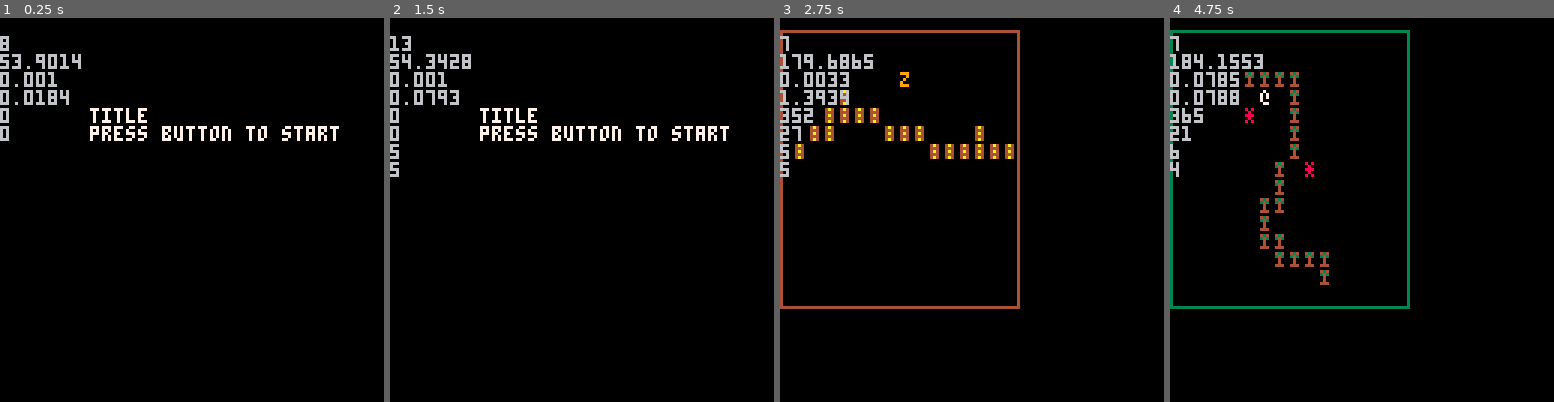
Above: before the commit, frames 1-4 (left to right).
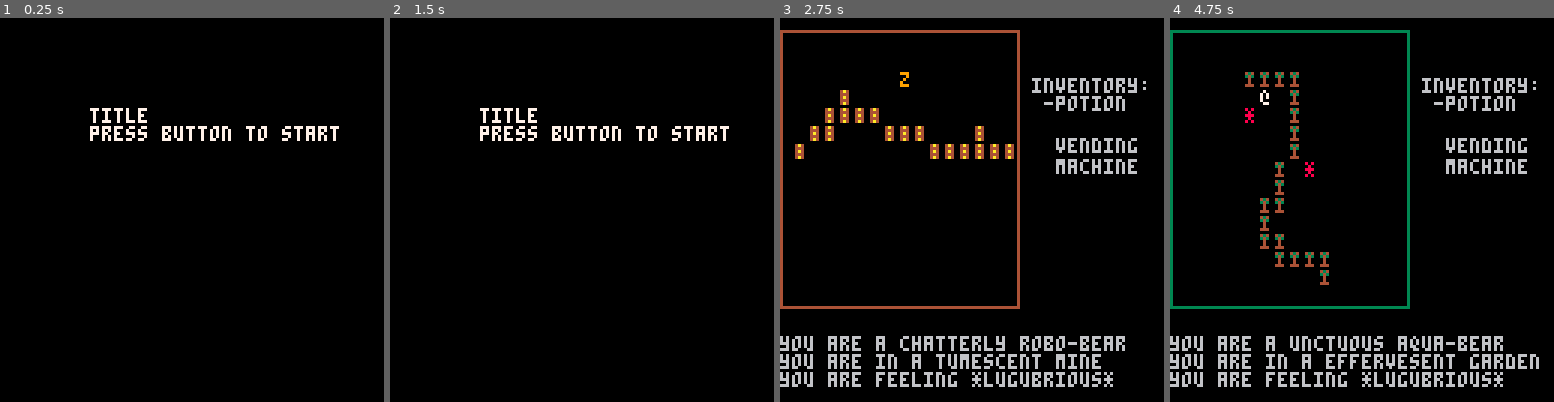
Above: after the commit, the same moments.

Repository: arnodick/castle
Game: PICO-8 cartridge castle.p8
The game is run twice, just before and just after one commit, with the same random seed, the same clock (stepped at 60 frames per second) and the same inputs.
Inputs:
- Up to frame 1 (0.25 s): no input
- Up to frame 2 (1.5 s): tap X (X key) at 0.33, 1.07 s; tap O (Z key) at 0.7 s
- Up to frame 3 (2.75 s): hold Right 1.6-2.1 s; tap O (Z key) at 1.7, 2.1, 2.5 s; tap X (X key) at 1.85 s; hold Up 2.15-2.42 s; hold Right from 2.47 s (still down)
- Up to frame 4 (4.75 s): tap O (Z key) every 0.4 s from 2.9 to 4.5 s; tap X (X key) at 2.97, 4.08 s; release Right at 3.03 s; hold Left 3.08-3.58 s; hold Down 3.63-3.97 s; hold Right 4.02-4.68 s; hold Up from 4.73 s (still down)

The runs differ from the first frame. In frame 1, 1.2% of the frame differs, in the area x 0-22%, y 4-33%; in frame 2, 1.4%; in frame 3, 7.6%; in frame 4, 7.9%, in the area x 0-97%, y 4-97%.

Commit message:
nouns and stuff

Diff:
--- a/castle.p8
+++ b/castle.p8
@@ -4,7 +4,7 @@
 --cash castle
 --by ashley pringle
 
-debug=true
+debug=false
 debug_l={}
 debug_l[4]=0
 
@@ -90,6 +90,37 @@
 		a.m=2
 		add(actortypes,a)
 	end
+	nouns={}
+	nouns[1]="jaunty"
+	nouns[2]="gibbous"
+	nouns[3]="chatterly"
+	nouns[4]="tumescent"
+	nouns[5]="unctuous"
+	nouns[6]="effervesent"
+	nouns[7]="subcutaneous"
+
+	pronouns={}
+	pronouns[1]="half"
+	pronouns[2]="demi"
+	pronouns[3]="hyper"
+	pronouns[4]="aqua"
+	pronouns[5]="anti"
+	pronouns[6]="meta"
+	pronouns[7]="robo"
+
+	species={}
+	species[1]="bear"
+	species[2]="fish"
+	species[3]="blog"
+
+	places={}
+	places[1]="marsh"
+	places[2]="vista"
+	places[3]="palace"
+	places[4]="garden"
+	places[5]="mine"
+	places[6]="isle"
+--	nouns[1]=
 end
 
 function rooms_i()
@@ -109,6 +140,7 @@
 	actortypes={}
 	actors={}
 	actors.creatures={}
+	menus={}
 end
 
 function loadsector(rx,ry,mx,my)
@@ -163,11 +195,17 @@
 	a.shakex=0
 	a.shakey=0
 	if a.t!=2 then
+	--	if a.t==1 then
+
+	--	end
 		a.attack=0
 		a.attackdir=0
 		a.attackpwr=3
 		if #actors==0 then
 			a.attackpwr=2
+			local n=flr(rnd(#nouns))+1
+			a.de="you are a "..nouns[n].. " "..pronouns[flr(rnd(#pronouns))+1].."-"..species[flr(rnd(#species)+1)]
+			del(nouns,nouns[n])
 		end
 		a.hit=0
 		add(actors.creatures,a)
@@ -177,6 +215,19 @@
 	end
 	add(actors,a)
 	return a
+end
+
+function makemenu(x,y,w,h,m1,m2,m3)
+	m={}
+	m.x=x
+	m.y=y
+	m.w=w
+	m.h=h
+	m.me={}
+	m.me[1]=m1
+	m.me[2]=m2
+	m.me[3]=m3
+	add(menus,m)
 end
 
 function drawactor(a)
@@ -191,6 +242,13 @@
 	end
 --	print(a.x,a.x*cellw+cellw,a.y*cellh,a.c)
 --	print(a.y,a.x*cellw,a.y*cellh+cellh,a.c)
+end
+
+function drawmenu(m)
+--	rect(m.x,m.y,m.x+m.w,m.y+m.h,7)
+	for a=0,2 do
+		print(m.me[a+1],m.x+cam[1],m.y+a*cellh+cam[2],6)
+	end
 end
 
 function direction(d)
@@ -300,6 +358,11 @@
 	end
 end
 
+function domenu(m)
+--	m.x=m.x+cam[1]
+--	m.y=m.y+cam[2]
+end
+
 function shakeactor(a)
 	if a.attack>0 then
 		if a.attackdir==1 then
@@ -335,6 +398,9 @@
 		cam[2]=flr(p.y/sector_s)*sector_s*cellh
 		end
 		loadactors(room_w)
+		local n=flr(rnd(#nouns))+1
+		makemenu(0,106,120,20,p.de,"you are in a "..nouns[n].." "..places[flr(rnd(#places))+1],"you are feeling *lugubrious*")
+		del(nouns,nouns[n])
 	end
 end
 
@@ -364,6 +430,7 @@
 			state=0
 			state_i(0)
 		end
+--		foreach(menus,domenu)
 	end
 
 	camera(cam[1],cam[2])
@@ -379,6 +446,13 @@
 	if s==1 then
 		foreach(actors,drawactor)
 		rect(cam[1],-2+cellh+cam[2],16*cellw-1+cam[1],16*cellh+cam[2])
+		print("inventory:\n -potion",cam[1]+84,cam[2]+20,6)
+		print("  vending",cam[1]+84,cam[2]+40,6)
+		print("  machine",cam[1]+84,cam[2]+47,6)
+--		print("you are a jaunty half-bear",cam[1]+5,cam[2]+106,6)
+--		print("you are in a gibbous marsh",cam[1]+5,cam[2]+113,6)
+--		print("you are feeling *lugubrious*",cam[1]+5,cam[2]+120,6)
+		foreach(menus,drawmenu)
 	end
 --		if debug then print(xs,16*cellw+cellw,16*cellh+cellh) end
 		--rect(-2+cellw,-2+cellh,64*cellw-1,64*cellh)
@@ -393,6 +467,7 @@
 	state=0
 	cellw=5 cellh=6
 	cam={}
+	menus={}
 	level=0
 	rooms_i()
 	state_i(state)
